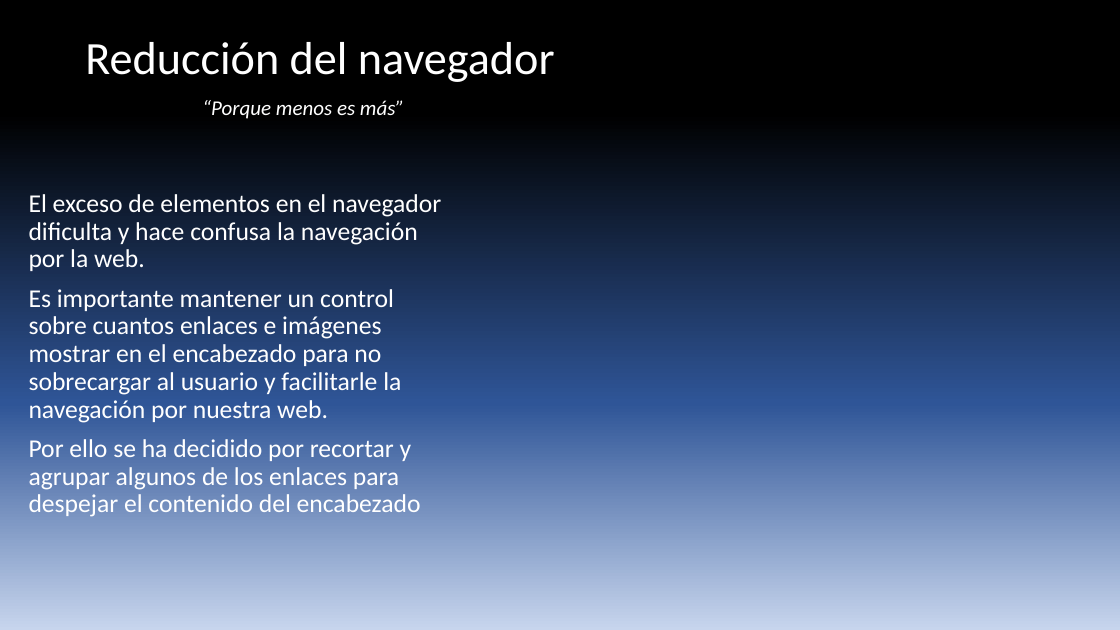
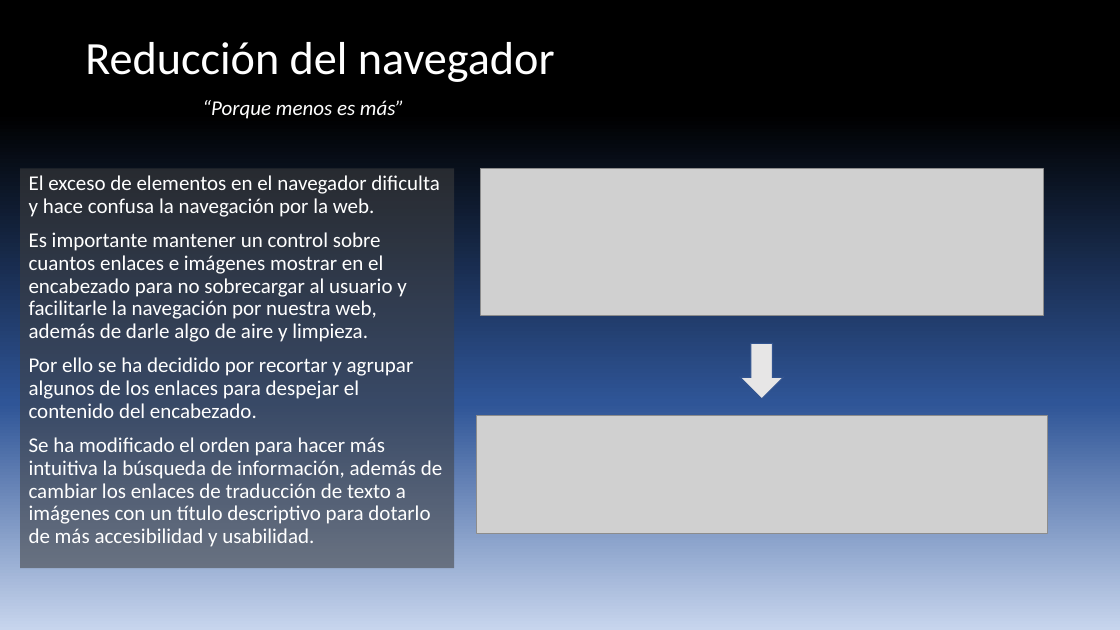
Before and after one commit to Romskul/sitio-fiesta, a slide deck: slide 3 of Presentación3.pptx. Drawn at 1120x630 pixels with LibreOffice and Linux fonts; fonts in the diff are those of the drawing; grey boxes stand for pictures. Boxes give left, top, right and bottom in pixels: in the first picture for what was removed or moved away, otherwise in the second. Text is boxed around its words. In the diff, an @@ line names an element or a change of style, - is before the commit and + after.

Commit message:
modificaciones header y presentacion

```diff
--- a/Presentación3.pptx
+++ b/Presentación3.pptx
@@ text "El exceso de elementos en ..." resized from (x1=29, y1=194, x2=441, y2=517) to (x1=20, y1=169, x2=455, y2=569) @@
@@ text "El exceso de elementos en ..." at (x1=20, y1=169, x2=455, y2=569): fill none to #404040 at 56% opacity @@
@@ text at (x1=29, y1=175, x2=439, y2=217): size 22 to 18 pt in "El exceso de elementos en el navegador ..." @@
@@ picture added at (x1=481, y1=169, x2=1044, y2=315) @@
@@ text at (x1=29, y1=232, x2=442, y2=547): text changed; size 22 to 18 pt @@
-Es importante mantener un control sobre cuantos enlaces e imágenes mostrar en el encabezado para no sobrecargar al usuario y facilitarle la navegación por nuestra web.
-Por ello se ha decidido por recortar y agrupar algunos de los enlaces para despejar el contenido del encabezado
+Es importante mantener un control sobre cuantos enlaces e imágenes mostrar en el encabezado para no sobrecargar al usuario y facilitarle la navegación por nuestra web, además de darle algo de aire y limpieza.
+Por ello se ha decidido por recortar y agrupar algunos de los enlaces para despejar el contenido del encabezado.
+Se ha modificado el orden para hacer más intuitiva la búsqueda de información, además de cambiar los enlaces de traducción de texto a imágenes con un título descriptivo para dotarlo de más accesibilidad y usabilidad.
@@ down arrow added at (x1=740, y1=344, x2=784, y2=399), fill #E7E6E6, outline #325491 1 pt @@
@@ picture added at (x1=476, y1=415, x2=1048, y2=534) @@
```
Also in this commit, not shown: 6 other files.
